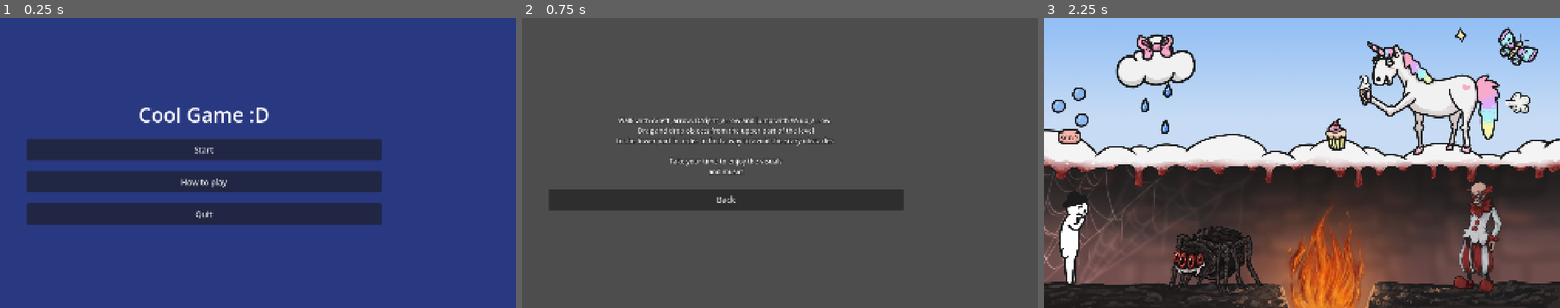
Above: before the commit, frames 1-3 (left to right).
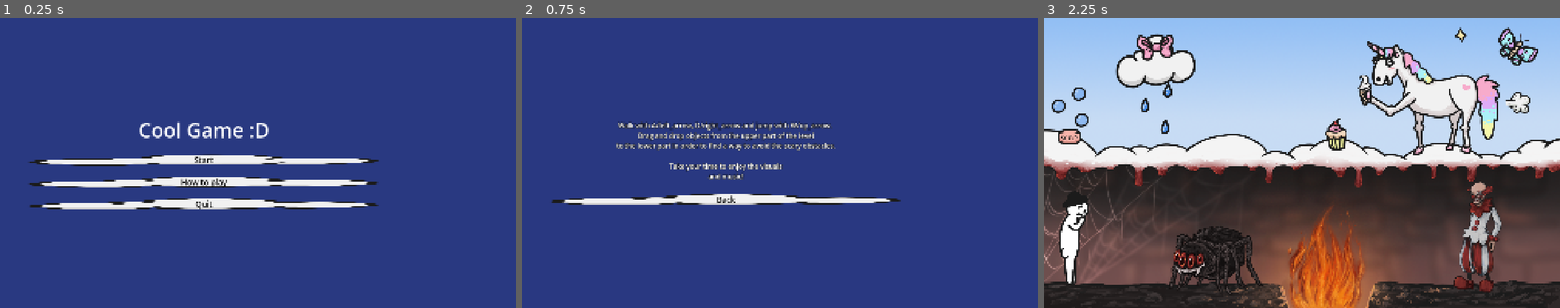
Above: after the commit, the same moments.

Repository: myryk31415/bimm-game-jam
Game: Godot game, scene res://scenes/main_menu.tscn
Same seed, same stepped clock (60 frames per second), same inputs: the game is played once before the commit and once after it. The engine's default icon, where the game draws it, is replaced by a stand-in: a white triangle on a blue panel in a dark square. Sound files missing from this copy of the repository are replaced by a short silence.
Inputs:
- Up to frame 1 (0.25 s): no input
- Up to frame 2 (0.75 s): click "How to play" at 0.5 s
- Up to frame 3 (2.25 s): click "Back" at 1.25 s; click "Start" at 2 s

The runs differ from the first frame. In frame 1, 18% of the frame differs, in the area x 5-74%, y 30-72%; in frame 2, 99%, in the area x 0-100%, y 0-100%; in frame 3, nothing differs.

Commit message:
cloud-button
Signed-off-by: Paul Adam <adamp@posteo.de>

Diff:
--- /dev/null
+++ b/cloud_button.gd
@@ -0,0 +1,10 @@
+extends Button
+
+# Called when the node enters the scene tree for the first time.
+func _ready() -> void:
+	pass # Replace with function body.
+
+
+# Called every frame. 'delta' is the elapsed time since the previous frame.
+func _process(delta: float) -> void:
+	pass
--- /dev/null
+++ b/scenes/cloud_button.tscn
@@ -0,0 +1,34 @@
+[gd_scene format=3 uid="uid://dmx6dhbik3uim"]
+
+[ext_resource type="Script" uid="uid://rukgqcky3bxq" path="res://cloud_button.gd" id="1_phmo6"]
+[ext_resource type="Texture2D" uid="uid://b1h5rfnbatl46" path="res://assets/ElinAssets/Cloud.png" id="1_udvqj"]
+
+[sub_resource type="StyleBoxTexture" id="StyleBoxTexture_q3ryb"]
+texture = ExtResource("1_udvqj")
+
+[sub_resource type="StyleBoxTexture" id="StyleBoxTexture_udvqj"]
+texture = ExtResource("1_udvqj")
+modulate_color = Color(0.62352943, 0.627451, 1, 1)
+
+[sub_resource type="StyleBoxTexture" id="StyleBoxTexture_46gqr"]
+texture = ExtResource("1_udvqj")
+modulate_color = Color(0.6216297, 0.6266837, 1, 1)
+
+[sub_resource type="StyleBoxTexture" id="StyleBoxTexture_mrwuv"]
+texture = ExtResource("1_udvqj")
+modulate_color = Color(0.62352943, 0.627451, 1, 1)
+
+[node name="CloudButton" type="Button" unique_id=894932201]
+offset_right = 8.0
+offset_bottom = 8.0
+theme_override_colors/font_color = Color(0, 0, 0, 1)
+theme_override_colors/font_focus_color = Color(0, 0, 0, 1)
+theme_override_colors/font_pressed_color = Color(0, 0, 0, 1)
+theme_override_colors/font_hover_color = Color(0, 0, 0, 1)
+theme_override_font_sizes/font_size = 30
+theme_override_styles/normal = SubResource("StyleBoxTexture_q3ryb")
+theme_override_styles/pressed = SubResource("StyleBoxTexture_udvqj")
+theme_override_styles/hover = SubResource("StyleBoxTexture_46gqr")
+theme_override_styles/focus = SubResource("StyleBoxTexture_mrwuv")
+text = "fdsfdfasf"
+script = ExtResource("1_phmo6")
--- a/scenes/game_over.tscn
+++ b/scenes/game_over.tscn
@@ -1,6 +1,7 @@
 [gd_scene format=3 uid="uid://cu55c4a3r34ce"]
 
 [ext_resource type="Script" uid="uid://bg06ne24erced" path="res://scripts/game_over.gd" id="1_xeevv"]
+[ext_resource type="PackedScene" uid="uid://dmx6dhbik3uim" path="res://scenes/cloud_button.tscn" id="2_wqhvx"]
 
 [node name="GameOver" type="CanvasLayer" unique_id=1098373884]
 script = ExtResource("1_xeevv")
@@ -52,16 +53,12 @@
 OVER"
 horizontal_alignment = 1
 
-[node name="MainMenu" type="Button" parent="ColorRect/MarginContainer/HBoxContainer/VBoxContainer" unique_id=91527482]
-custom_minimum_size = Vector2(0, 80)
+[node name="MainMenu" parent="ColorRect/MarginContainer/HBoxContainer/VBoxContainer" unique_id=894932201 instance=ExtResource("2_wqhvx")]
 layout_mode = 2
-theme_override_font_sizes/font_size = 30
 text = "Main Menu"
 
-[node name="Retry" type="Button" parent="ColorRect/MarginContainer/HBoxContainer/VBoxContainer" unique_id=487802311]
-custom_minimum_size = Vector2(0, 80)
+[node name="Retry" parent="ColorRect/MarginContainer/HBoxContainer/VBoxContainer" unique_id=1616715936 instance=ExtResource("2_wqhvx")]
 layout_mode = 2
-theme_override_font_sizes/font_size = 30
 text = "Retry"
 
 [node name="GameOverSound" type="AudioStreamPlayer" parent="." unique_id=2050349719]
--- a/scenes/main_menu.tscn
+++ b/scenes/main_menu.tscn
@@ -1,6 +1,7 @@
 [gd_scene format=3 uid="uid://bg5tsici80b54"]
 
 [ext_resource type="Script" uid="uid://d1c1x410mju2t" path="res://scripts/main_menu.gd" id="1_l6cm7"]
+[ext_resource type="PackedScene" uid="uid://dmx6dhbik3uim" path="res://scenes/cloud_button.tscn" id="2_ekxnf"]
 
 [node name="MainMenu" type="CanvasLayer" unique_id=1098373884]
 script = ExtResource("1_l6cm7")
@@ -46,34 +47,16 @@
 text = "Cool Game :D"
 horizontal_alignment = 1
 
-[node name="Start" type="Button" parent="ColorRect/MarginContainer/HBoxContainer/VBoxContainer" unique_id=744270468]
-custom_minimum_size = Vector2(0, 80)
+[node name="Start" parent="ColorRect/MarginContainer/HBoxContainer/VBoxContainer" unique_id=1454882384 instance=ExtResource("2_ekxnf")]
 layout_mode = 2
-focus_neighbor_top = NodePath("../Quit")
-focus_neighbor_bottom = NodePath("../Quit")
-focus_next = NodePath("../Quit")
-focus_previous = NodePath("../Quit")
-theme_override_font_sizes/font_size = 30
 text = "Start"
 
-[node name="How to play" type="Button" parent="ColorRect/MarginContainer/HBoxContainer/VBoxContainer" unique_id=1537360870]
-custom_minimum_size = Vector2(0, 80)
+[node name="How to play" parent="ColorRect/MarginContainer/HBoxContainer/VBoxContainer" unique_id=1232915532 instance=ExtResource("2_ekxnf")]
 layout_mode = 2
-focus_neighbor_top = NodePath("../Quit")
-focus_neighbor_bottom = NodePath("../Quit")
-focus_next = NodePath("../Quit")
-focus_previous = NodePath("../Quit")
-theme_override_font_sizes/font_size = 30
 text = "How to play"
 
-[node name="Quit" type="Button" parent="ColorRect/MarginContainer/HBoxContainer/VBoxContainer" unique_id=61546512]
-custom_minimum_size = Vector2(0, 80)
+[node name="Quit" parent="ColorRect/MarginContainer/HBoxContainer/VBoxContainer" unique_id=894932201 instance=ExtResource("2_ekxnf")]
 layout_mode = 2
-focus_neighbor_top = NodePath("../Start")
-focus_neighbor_bottom = NodePath("../Start")
-focus_next = NodePath("../Start")
-focus_previous = NodePath("../Start")
-theme_override_font_sizes/font_size = 30
 text = "Quit"
 
 [node name="ArtWork" type="ColorRect" parent="ColorRect/MarginContainer/HBoxContainer" unique_id=692391659]
--- a/scenes/tutorial.tscn
+++ b/scenes/tutorial.tscn
@@ -1,6 +1,7 @@
 [gd_scene format=3 uid="uid://dyn3xxxug5sci"]
 
 [ext_resource type="Script" uid="uid://bbsqghkgqfnx8" path="res://scripts/tutorial.gd" id="1_8ho6b"]
+[ext_resource type="PackedScene" uid="uid://dmx6dhbik3uim" path="res://scenes/cloud_button.tscn" id="2_8ho6b"]
 
 [node name="Tutorial" type="CanvasLayer" unique_id=1098373884]
 script = ExtResource("1_8ho6b")
@@ -16,7 +17,7 @@
 anchor_bottom = 1.0
 grow_horizontal = 2
 grow_vertical = 2
-color = Color(0.21176471, 0.078431375, 1, 0)
+color = Color(0.14509805, 0.21176471, 0.5294118, 0.8980392)
 
 [node name="MarginContainer" type="MarginContainer" parent="ColorRect" unique_id=178211008]
 layout_mode = 1
@@ -55,10 +56,8 @@
 "
 horizontal_alignment = 1
 
-[node name="Back" type="Button" parent="ColorRect/MarginContainer/HBoxContainer/VBoxContainer" unique_id=61546512]
-custom_minimum_size = Vector2(0, 80)
+[node name="Back" parent="ColorRect/MarginContainer/HBoxContainer/VBoxContainer" unique_id=894932201 instance=ExtResource("2_8ho6b")]
 layout_mode = 2
-theme_override_font_sizes/font_size = 30
 text = "Back"
 
 [node name="ArtWork" type="ColorRect" parent="ColorRect/MarginContainer/HBoxContainer" unique_id=692391659]
Not shown, added: cloud_button.gd.uid
